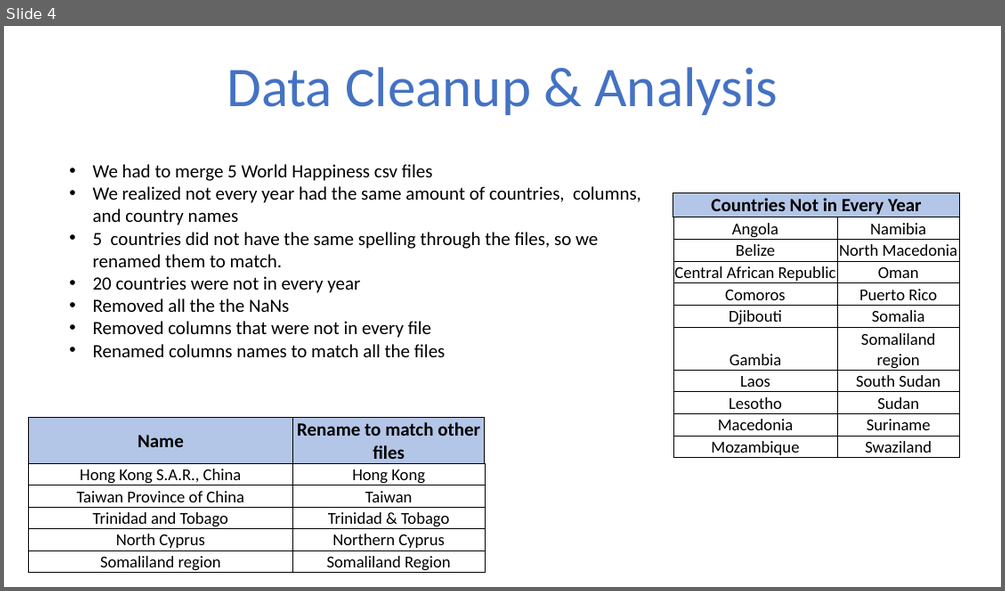
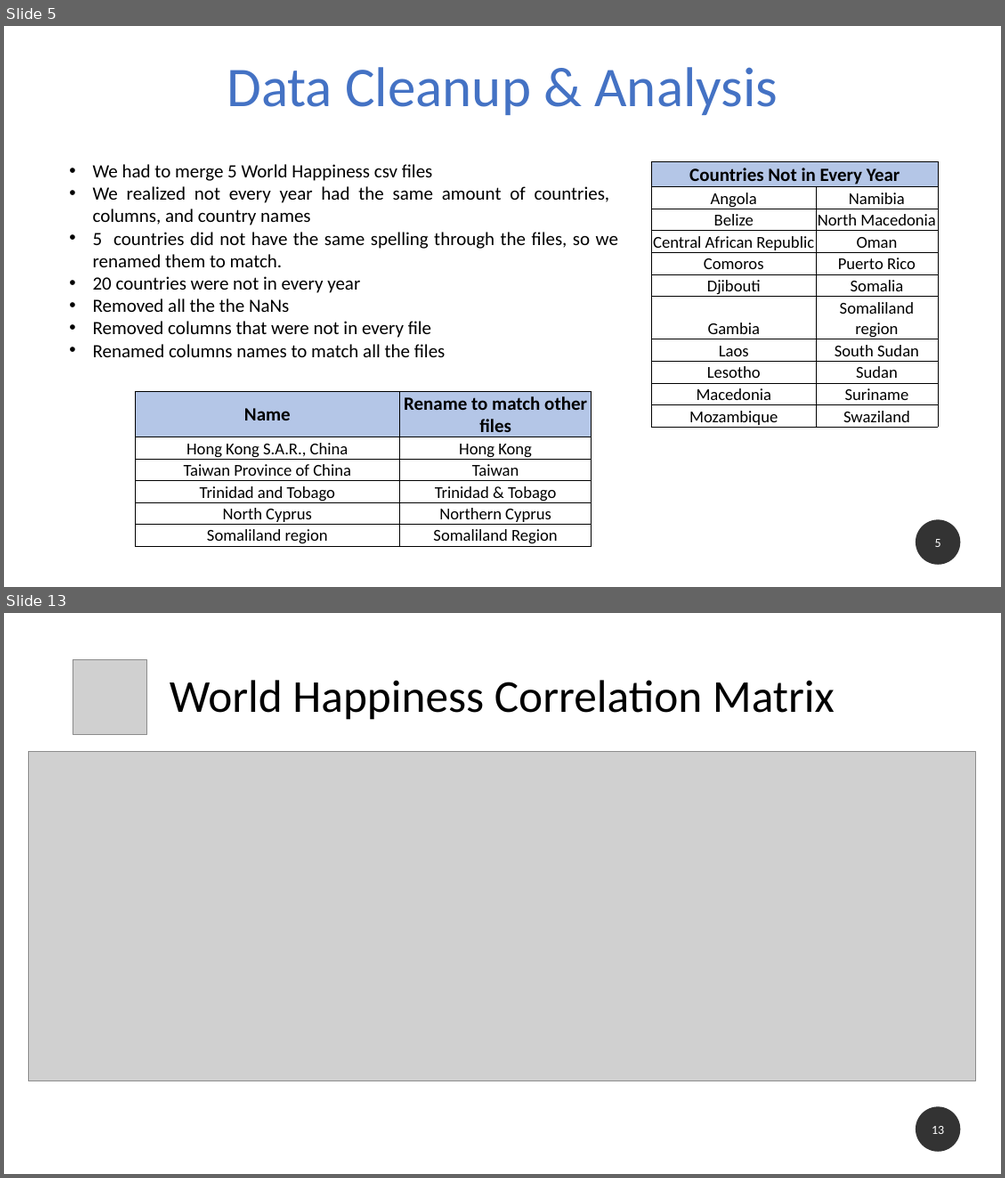
Before and after one commit to jcook25/project-one, a slide deck: World Happiness Report .pptx. Shown one above the other, each under a label of ours: slide 4 before the commit, slides 5 and 13 after it; the slides between them are not shown. The pictures are 1005x591 and 1005x1178 pixels, drawn with LibreOffice and Linux fonts; fonts in the diff are those of the drawing; grey boxes stand for pictures. Boxes give left, top, right and bottom in pixels: in the first picture for what was removed or moved away, otherwise in the second. Text is boxed around its words. In the diff, an @@ line names an element or a change of style, - is before the commit and + after.

```diff
--- a/World Happiness Report .pptx
+++ b/World Happiness Report .pptx
@@ slide 13 added at bbox=[4, 613, 1001, 1174], background #FFFFFF @@
@@ picture added at bbox=[73, 659, 147, 734] @@
@@ title added at bbox=[170, 680, 834, 720], 44 pt, text #000000 @@
+World Happiness Correlation Matrix
@@ picture added at bbox=[29, 752, 976, 1081] @@
@@ page number added at bbox=[915, 1107, 961, 1151], fill #000000 at 80% opacity, 12 pt, text #FFFFFF @@
+13
@@ what was slide 4 is now slide 5 @@
@@ slide 5 changed as well @@
@@ text "We had to merge 5 ..." at bbox=[93, 164, 618, 357]: alignment left to justified @@
@@ table: place and size @@
-table at bbox=[673, 192, 959, 461]
+table at bbox=[652, 162, 938, 428]
@@ table: place and size @@
-table at bbox=[28, 418, 484, 576]
+table at bbox=[135, 391, 591, 548]
@@ page number added at bbox=[915, 520, 961, 564], fill #000000 at 80% opacity, 12 pt, text #FFFFFF @@
+5
```
Also in this commit, not shown: 3 other slides changed, 9 other slides added, 5 slides removed.
